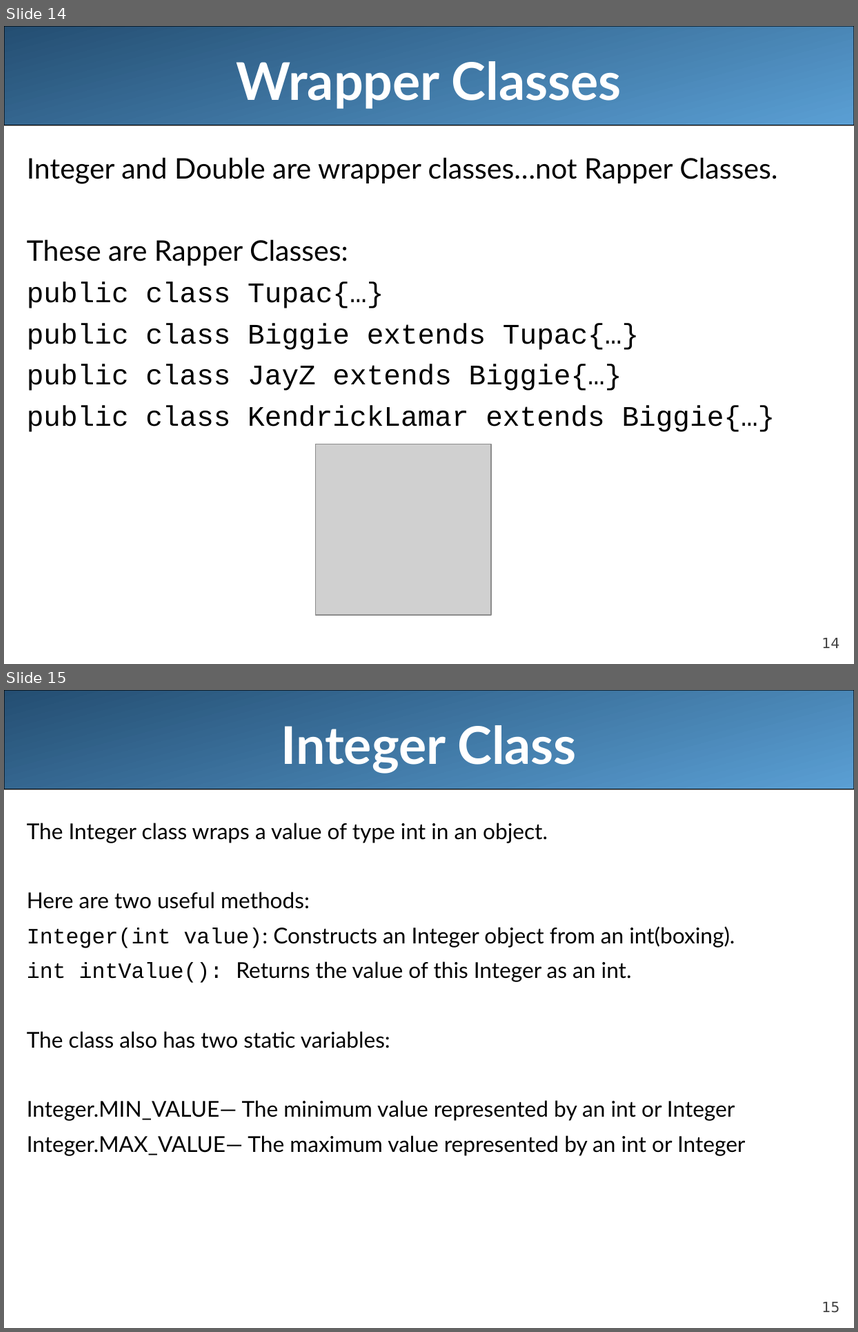
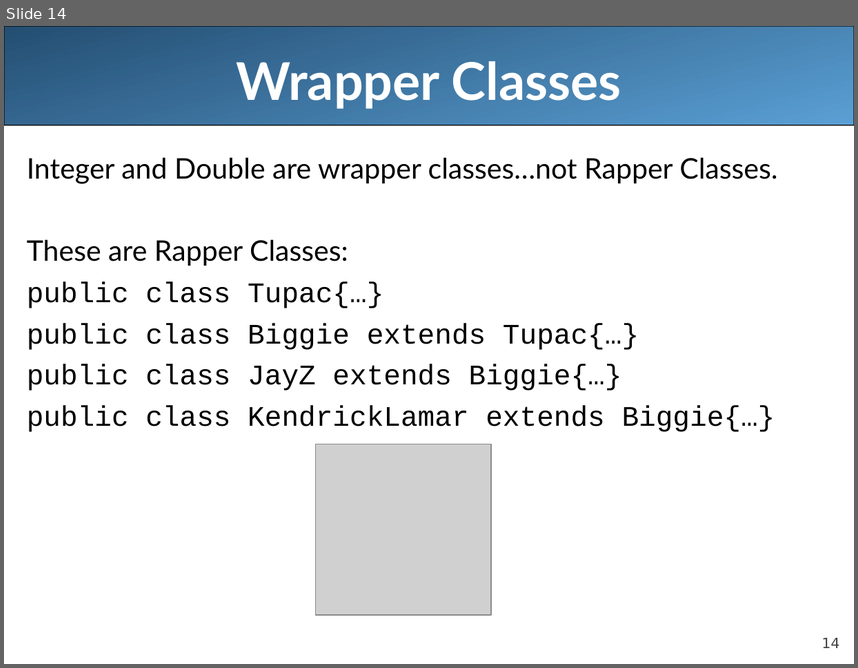
Before and after one commit to LongBaoNguyen/longbaonguyen.github.io, a slide deck: courses/apcsa/lecture7.ppt. Shown one above the other, each under a label of ours: slides 14 and 15 before the commit, slide 14 after it. The pictures are 858x1332 and 858x668 pixels, drawn with LibreOffice and Linux fonts; fonts in the diff are those of the drawing; grey boxes stand for pictures. Boxes give left, top, right and bottom in pixels: in the first picture for what was removed or moved away, otherwise in the second. Text is boxed around its words. In the diff, an @@ line names an element or a change of style, - is before the commit and + after.

```diff
--- a/courses/apcsa/lecture7.ppt
+++ b/courses/apcsa/lecture7.ppt
@@ slide 15 removed at (x1=4, y1=690, x2=854, y2=1328), background #FFFFFF; not listed: 2 template elements that a slide beside it also shows @@
@@ title removed at (x1=281, y1=725, x2=577, y2=773) @@
-Integer Class
@@ text removed at (x1=27, y1=822, x2=745, y2=1156) @@
-The Integer class wraps a value of type int in an object.
-Here are two useful methods:
-Integer(int value): Constructs an Integer object from an int(boxing).
-int intValue(): Returns the value of this Integer as an int.
-The class also has two static variables:
-Integer.MIN_VALUE— The minimum value represented by an int or Integer
-Integer.MAX_VALUE— The maximum value represented by an int or Integer
```
Also in this commit, not shown: 5 slides changed, 1 slide added, 1 other file.
